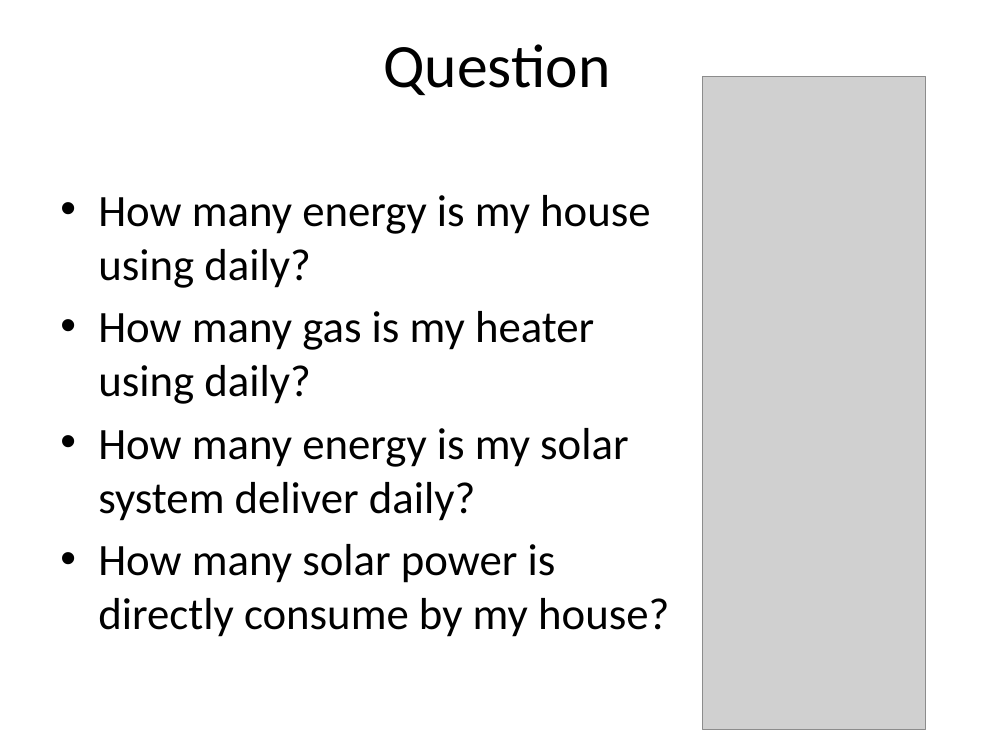
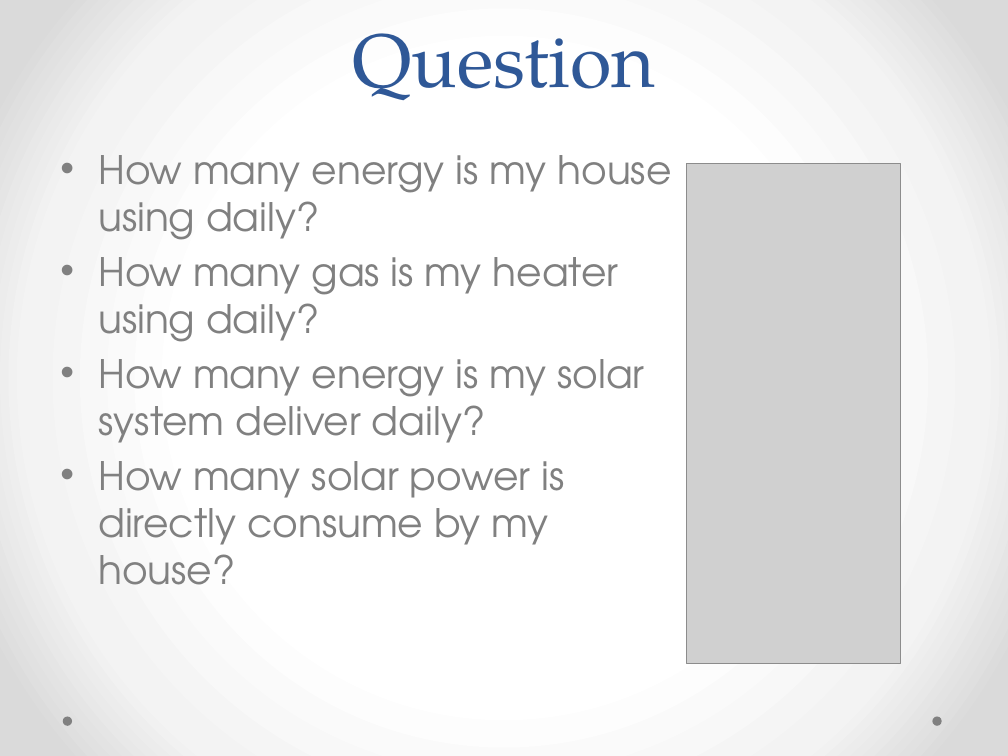
Before and after one commit to plaatsoft/plaatenergy, a slide deck: slide 2 of doc/ppt/PlaatEnergy Design.pptx. Drawn at 1008x756 pixels with LibreOffice and Linux fonts; fonts in the diff are those of the drawing; grey boxes stand for pictures. Boxes give left, top, right and bottom in pixels: in the first picture for what was removed or moved away, otherwise in the second. Text is boxed around its words. In the diff, an @@ line names an element or a change of style, - is before the commit and + after.

```diff
--- a/doc/ppt/PlaatEnergy Design.pptx
+++ b/doc/ppt/PlaatEnergy Design.pptx
@@ background #FFFFFF to gradient #FFFFFF to #F4F4F4 to #DADADA @@
@@ title "Question": place and size @@
-title "Question" at box(384, 44, 611, 95)
+title "Question" at box(352, 33, 656, 100)
@@ title "Question" at box(352, 33, 656, 100): size 44 to 54 pt, font Calibri to TeX Gyre Pagella, text colour #000000 to #2F5897; line spacing 1 to 58pt; vertical alignment middle to bottom @@
@@ text "How many energy is my ...": place and size @@
-text "How many energy is my ..." at box(98, 195, 669, 637)
+text "How many energy is my ..." at box(98, 155, 672, 585)
@@ text "How many energy is my ..." at box(98, 155, 672, 585): size 32 to 28 pt, font Calibri to TeX Gyre Adventor, text colour #000000 to #808080 @@
@@ picture: place and size @@
-picture at box(703, 77, 926, 730)
+picture at box(686, 163, 900, 663)
@@ ellipse added at box(62, 717, 72, 726), fill #808080 @@
@@ ellipse added at box(932, 717, 941, 726), fill #808080 @@
```
Also in this commit, not shown: 10 other slides changed, 10 slides added, 14 slides removed, 3 other files.
